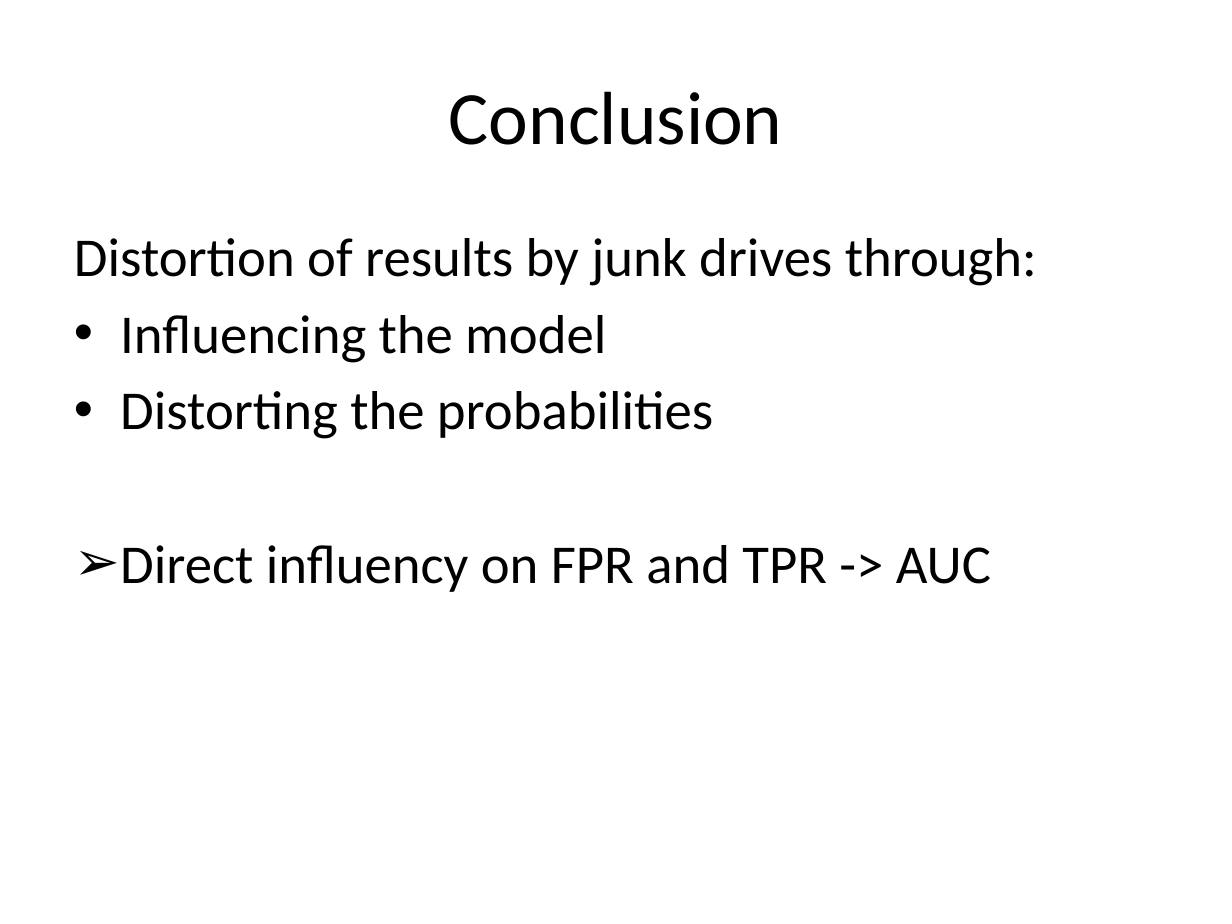
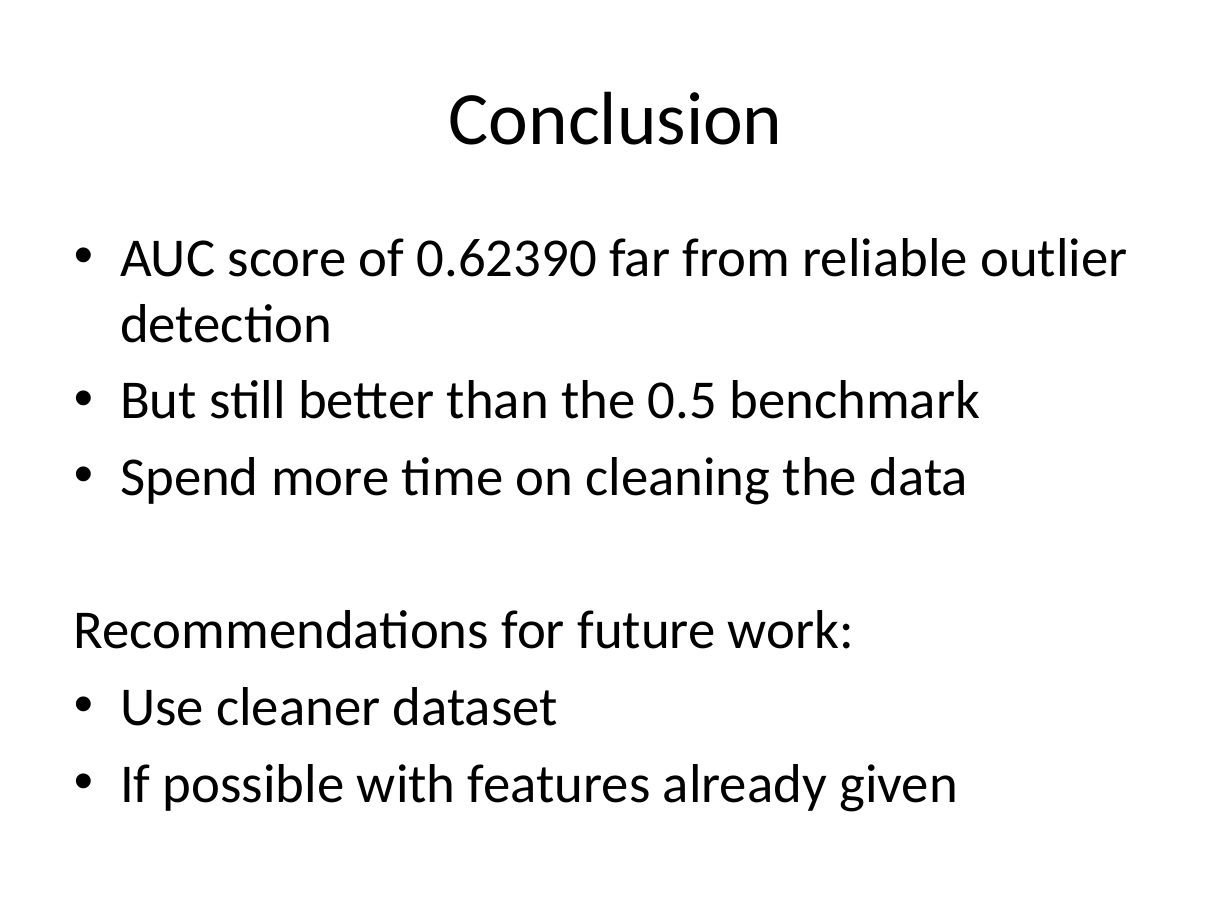
Before and after one commit to peterschrott/axa-driver-telematics, a slide deck: slide 16 of report/02-presentation/presentation.pptx (slide 10 before the commit). Drawn at 1232x924 pixels with LibreOffice and Linux fonts; fonts in the diff are those of the drawing. Boxes give left, top, right and bottom in pixels: in the first picture for what was removed or moved away, otherwise in the second. Text is boxed around its words. In the diff, an @@ line names an element or a change of style, - is before the commit and + after.

```diff
--- a/report/02-presentation/presentation.pptx
+++ b/report/02-presentation/presentation.pptx
@@ text at (74, 238, 1127, 812): text changed @@
-Distortion of results by junk drives through:
-• Influencing the model
-• Distorting the probabilities
-➢ Direct influency on FPR and TPR -> AUC
+• AUC score of 0.62390 far from reliable outlier detection
+• But still better than the 0.5 benchmark
+• Spend more time on cleaning the data
+Recommendations for future work:
+• Use cleaner dataset
+• If possible with features already given
```
Also in this commit, not shown: 9 slides added, 1 slide removed.
